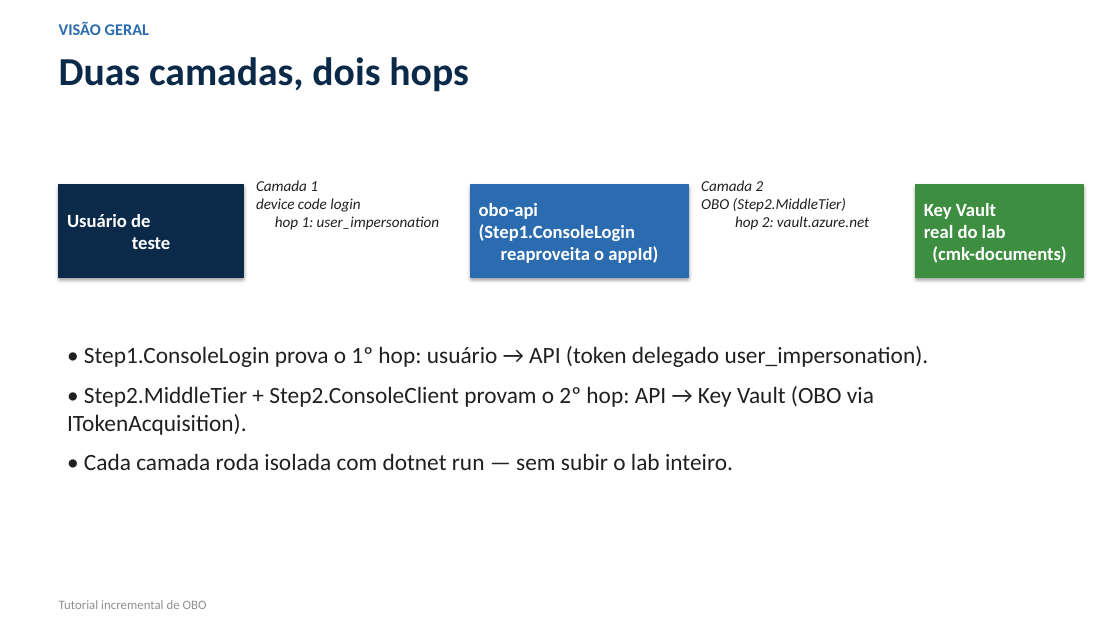
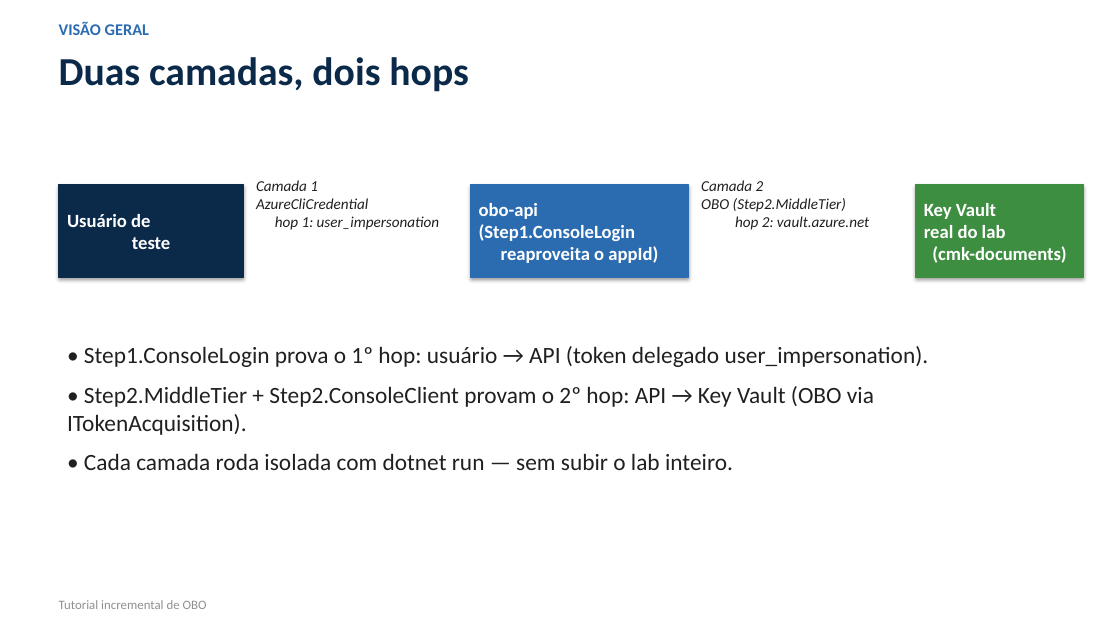
Before and after one commit to EdneiMonteiro/obo-sqlserver, a slide deck: slide 3 of docs/tutorial-obo/tutorial-obo.pptx. Drawn at 1120x630 pixels with LibreOffice and Linux fonts; fonts in the diff are those of the drawing. Boxes give left, top, right and bottom in pixels: in the first picture for what was removed or moved away, otherwise in the second. Text is boxed around its words. In the diff, an @@ line names an element or a change of style, - is before the commit and + after.

```diff
--- a/docs/tutorial-obo/tutorial-obo.pptx
+++ b/docs/tutorial-obo/tutorial-obo.pptx
@@ text at (256, 180, 439, 230): text changed @@
-Camada 1
-device code login
-hop 1: user_impersonation
+Camada 1
+AzureCliCredential
+hop 1: user_impersonation
```
Also in this commit, not shown: 5 other slides changed, 6 other files.
